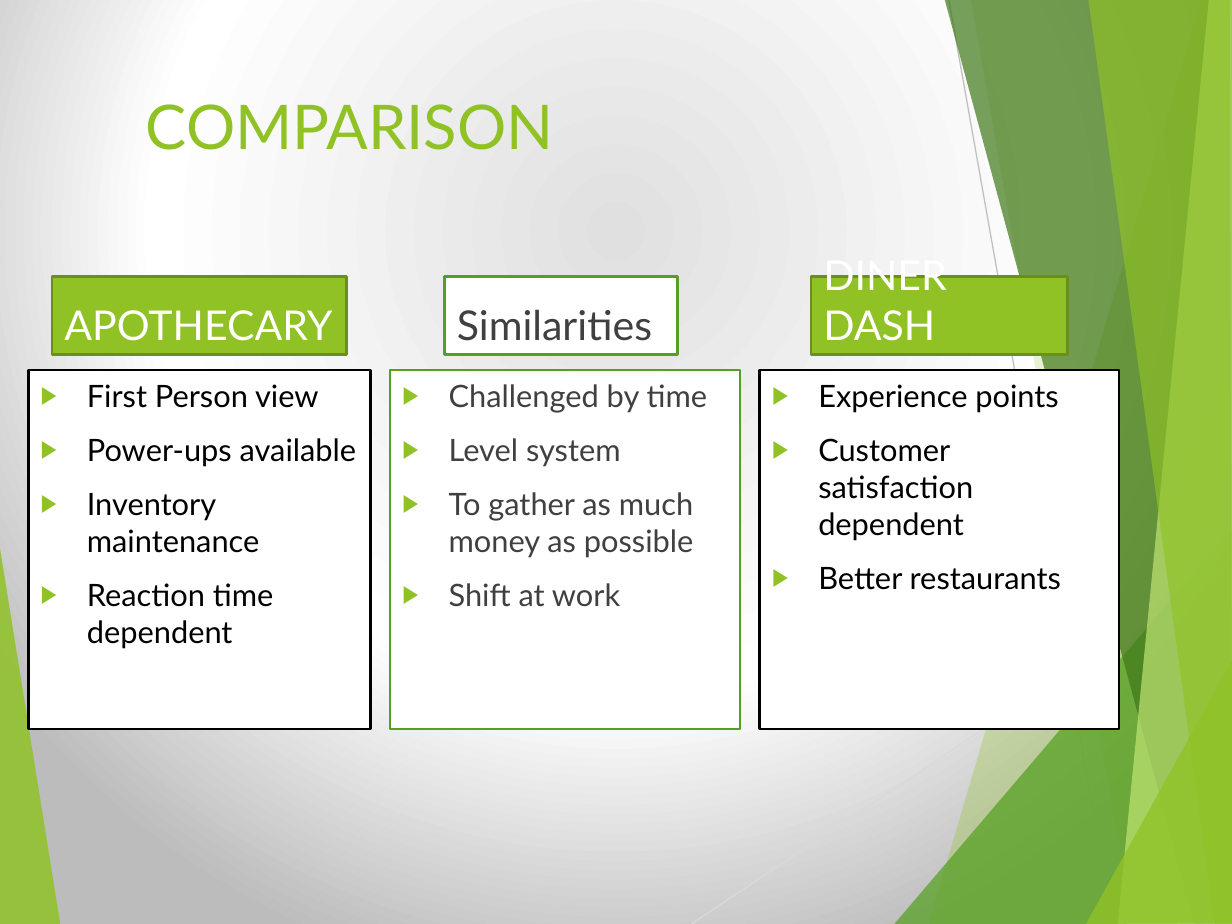
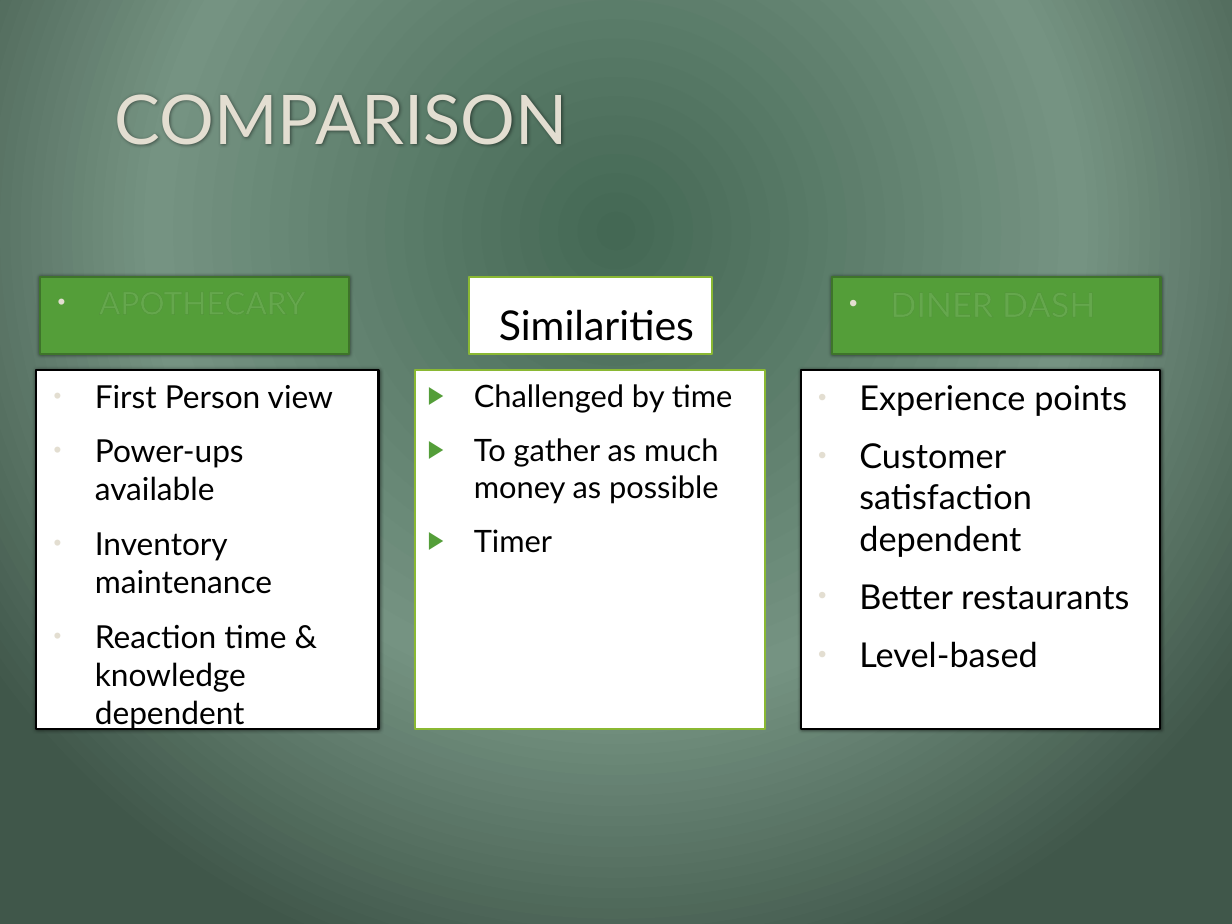
Before and after one commit to AdamReyes/apc-softdev-gd121mi12205, a slide deck: slide 7 of documentation/Apothecary_v2.pptx. Drawn at 1232x924 pixels with LibreOffice and Linux fonts; fonts in the diff are those of the drawing. Boxes give left, top, right and bottom in pixels: in the first picture for what was removed or moved away, otherwise in the second. Text is boxed around its words. In the diff, an @@ line names an element or a change of style, - is before the commit and + after.

```diff
--- a/documentation/Apothecary_v2.pptx
+++ b/documentation/Apothecary_v2.pptx
@@ background gradient #E1E1E1 to #FFFFFF to #BDBDBD to gradient #466855 to #769383 to #40574A @@
@@ title "COMPARISON": place and size @@
-title "COMPARISON" at <box>146,104,554,150</box>
+title "COMPARISON" at <box>115,94,568,146</box>
@@ title "COMPARISON" at <box>115,94,568,146</box>: size 36 to 40 pt, text colour #90C226 to #E3DED1, letter outline none to #404040 0.75 pt; alignment left to centre; vertical alignment top to middle @@
@@ text: place and size @@
-text at <box>52,277,346,355</box>
+text at <box>41,277,350,355</box>
@@ text at <box>41,277,350,355</box>: fill #90C226 to #549E39; outline #6B901C 1.5 pt to #3E752A 1.25 pt; shadow on @@
@@ rectangle "sSimilarities" at <box>468,277,711,355</box>: outline #54A021 1.5 pt to #8AB833 1.25 pt @@
@@ rectangle "sSimilarities": place and size @@
-rectangle "sSimilarities" at <box>445,277,678,355</box>
+rectangle "sSimilarities" at <box>468,277,711,355</box>
@@ text at <box>823,275,946,341</box>: text removed @@
-DINER DASH
@@ text at <box>832,277,1161,355</box>: fill #90C226 to #549E39; outline #6B901C 1.5 pt to #3E752A 1.25 pt; shadow on @@
@@ text: place and size @@
-text at <box>811,277,1067,355</box>
+text at <box>832,277,1161,355</box>
@@ text at <box>64,310,332,341</box>: text removed @@
-APOTHECARY
@@ text in rectangle at <box>481,309,694,341</box>: text changed; text colour #404040 to #000000 @@
-Similarities
+sSimilarities
@@ text "First Person view": place and size @@
-text "First Person view" at <box>28,370,371,728</box>
+text "First Person view" at <box>37,371,379,729</box>
@@ text "First Person view" at <box>37,371,379,729</box>: outline #000000 1.5 pt to #000000 1.25 pt; shadow on @@
@@ text at <box>95,385,333,594</box>: size 18 to 18.5 pt, letter outline none to #404040 0.75 pt in "First Person view", "Power-ups available", "Inventory maintenance"; bullet ▶ to •; bullet colour #90C226 to #E3DED1 @@
@@ rectangle "Challenged by time": place and size @@
-rectangle "Challenged by time" at <box>391,370,740,728</box>
+rectangle "Challenged by time" at <box>415,370,765,728</box>
@@ rectangle "Challenged by time" at <box>415,370,765,728</box>: outline #54A021 1.5 pt to #8AB833 1.25 pt @@
@@ text in rectangle at <box>474,384,733,504</box>: text colour #404040 to #000000; bullet colour #90C226 to #549E39 @@
@@ text "Experience points" at <box>801,371,1161,729</box>: outline #000000 1.5 pt to #000000 1.25 pt; shadow on @@
@@ text "Experience points": place and size @@
-text "Experience points" at <box>760,370,1120,728</box>
+text "Experience points" at <box>801,371,1161,729</box>
@@ text at <box>859,385,1129,610</box>: size 18 to 20 pt, letter outline none to #404040 0.75 pt in "Experience points", "Customer satisfaction dependent", "Better restaurants"; bullet ▶ to •; bullet colour #90C226 to #E3DED1 @@
@@ text in rectangle at <box>449,438,621,467</box>: paragraph removed @@
-▶ Level system
@@ text in rectangle at <box>474,529,552,553</box>: text changed; text colour #404040 to #000000 @@
-▶ Shift at work
+▶ Timer
@@ text at <box>95,625,286,730</box>: text changed; size 18 to 18.5 pt @@
-▶ Reaction time dependent
+• Reaction time & knowledge dependent
@@ text at <box>859,641,1038,668</box>: paragraph added @@
+• Level-based
@@ group removed at <box>0,0,1232,924</box>: 8 freeform shapes, 2 lines @@
```
Also in this commit, not shown: 6 other slides changed, 7 slides added, 2 slides removed, 1 other file.
